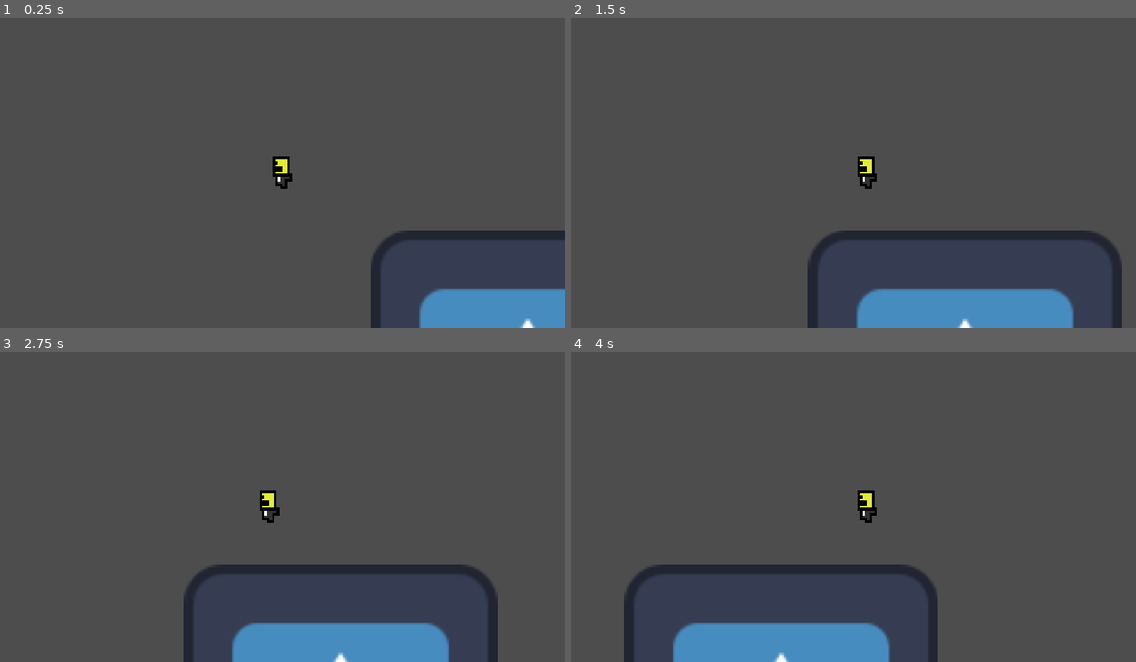
Above: before the commit, frames 1-4 (two rows, left to right).
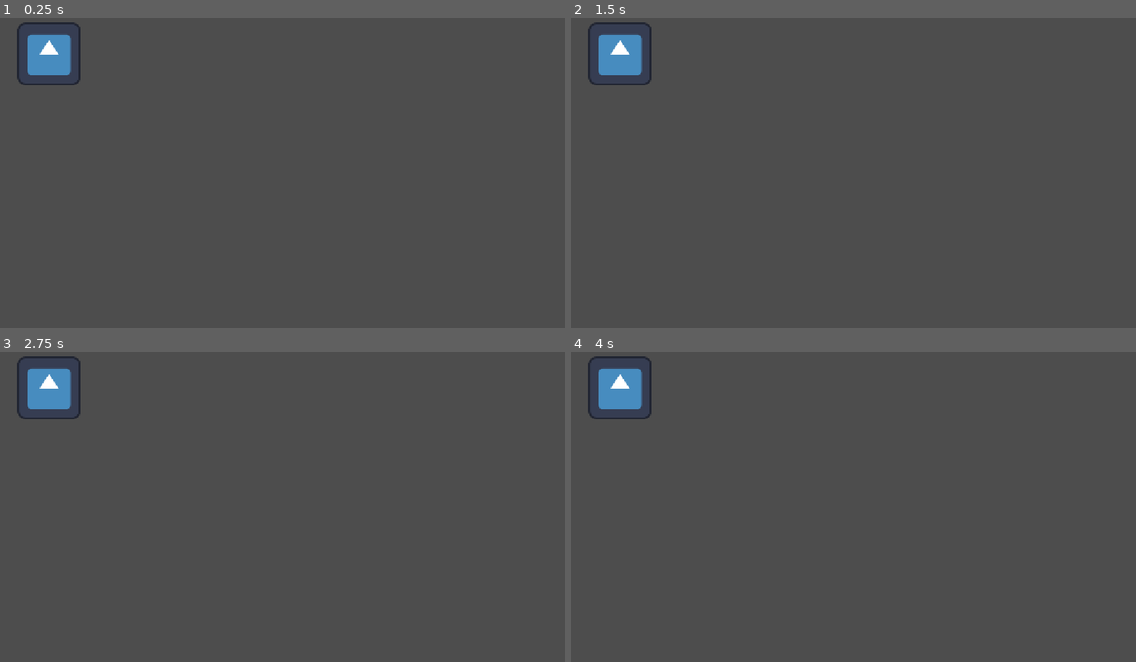
Above: after the commit, the same moments.

Repository: thePand251/Terminal-Lucidity
Game: Godot game, scene res://scenes/game.tscn
The game is run twice, just before and just after one commit, with the same random seed, the same clock (stepped at 60 frames per second) and the same inputs. The engine's default icon, where the game draws it, is replaced by a stand-in: a white triangle on a blue panel in a dark square.
Inputs:
- Up to frame 1 (0.25 s): no input
- Up to frame 2 (1.5 s): tap Enter (ui_accept) at 0.5, 0.6, 0.77, 1.07, 1.35 s; hold D (moveRight) from 0.53 s (still down)
- Up to frame 3 (2.75 s): tap Enter (ui_accept) at 1.52, 1.82, 2.1 s; release D (moveRight) at 2.03 s; hold A (moveLeft) from 2.03 s (still down)
- Up to frame 4 (4 s): release A (moveLeft) at 2.78 s; hold D (moveRight) from 2.78 s (still down); tap Enter (ui_accept) at 2.85, 3.02, 3.32, 3.6, 3.77 s

The runs differ from the first frame. In frame 1, 6.6% of the frame differs, in the area x 3-100%, y 1-100%; in frame 2, 9.3%; in frame 3, 9.3%, in the area x 3-89%, y 1-100%; in frame 4, 9.3%.

Commit message:
Implemented Player template

Diff:
--- a/scenes/game.tscn
+++ b/scenes/game.tscn
@@ -1,12 +1,41 @@
 [gd_scene format=3 uid="uid://c3apye5r17nb7"]
 
-[ext_resource type="PackedScene" uid="uid://cbntir6d2sn0p" path="res://scenes/player.tscn" id="1_uwrxv"]
 [ext_resource type="Texture2D" uid="uid://c5jr42gj8ja6q" path="res://icon.svg" id="2_yqjtg"]
 
+[sub_resource type="GDScript" id="GDScript_uwrxv"]
+resource_name = "Player"
+script/source = "extends CharacterBody2D
+
+
+const SPEED = 300.0
+const JUMP_VELOCITY = -400.0
+
+
+func _physics_process(delta: float) -> void:
+	# Add the gravity.
+	if not is_on_floor():
+		velocity += get_gravity() * delta
+
+	# Handle jump.
+	if Input.is_action_just_pressed(\"ui_accept\") and is_on_floor():
+		velocity.y = JUMP_VELOCITY
+
+	# Get the input direction and handle the movement/deceleration.
+	# As good practice, you should replace UI actions with custom gameplay actions.
+	var direction := Input.get_axis(\"ui_left\", \"ui_right\")
+	if direction:
+		velocity.x = direction * SPEED
+	else:
+		velocity.x = move_toward(velocity.x, 0, SPEED)
+
+	move_and_slide()
+"
+
 [node name="Game" type="Node2D" unique_id=1154078562]
-
-[node name="Player" parent="." unique_id=609073196 instance=ExtResource("1_uwrxv")]
 
 [node name="Icon" type="Sprite2D" parent="." unique_id=647738531]
 position = Vector2(100, 89)
 texture = ExtResource("2_yqjtg")
+
+[node name="CharacterBody2D" type="CharacterBody2D" parent="." unique_id=1999611074]
+script = SubResource("GDScript_uwrxv")
